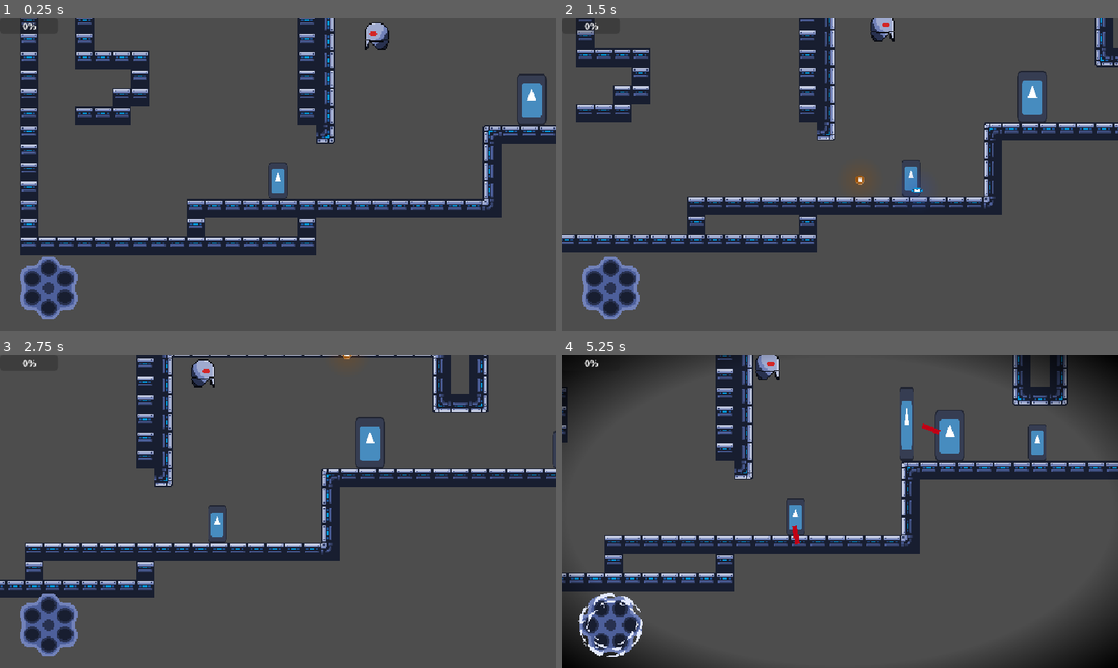
Above: before the commit, frames 1-4 (two rows, left to right).
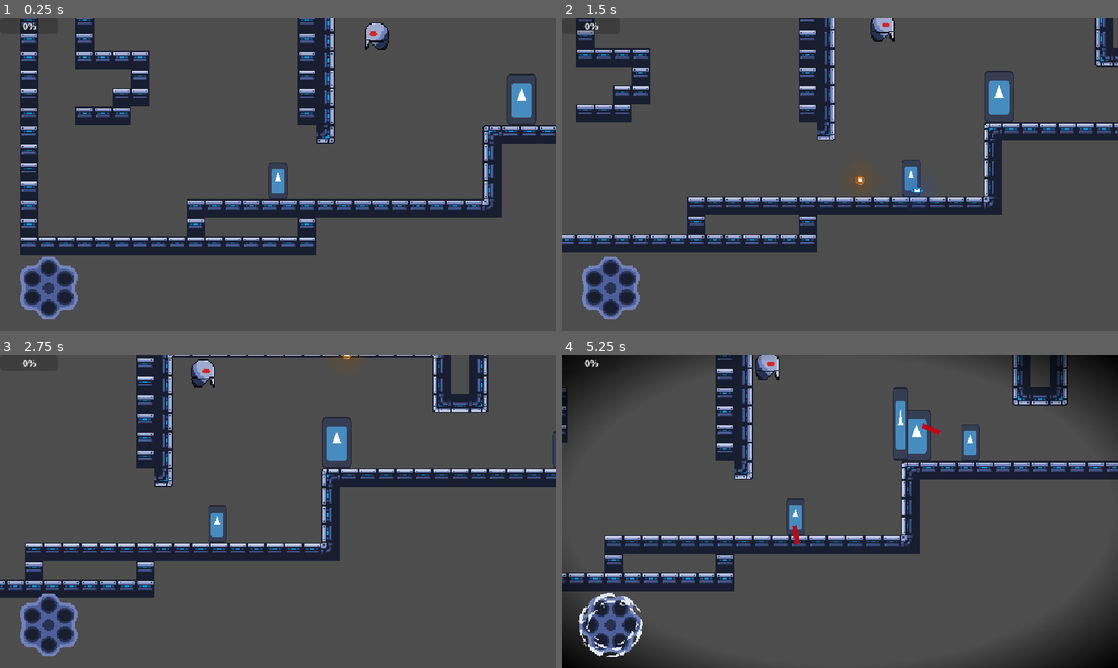
Above: after the commit, the same moments.

Repository: ygda-org/revolver
Game: Godot game, scene res://main/main.tscn
Same seed, same stepped clock (60 frames per second), same inputs: the game is played once before the commit and once after it. The engine's default icon, where the game draws it, is replaced by a stand-in: a white triangle on a blue panel in a dark square.
Inputs (mouse positions are in pixels of both pictures, inside the frame that each line leads up to):
- Up to frame 1 (0.25 s): no input
- Up to frame 2 (1.5 s): tap Enter (ui_accept) at 0.5 s; move the mouse to (962, 158) at 0.52 s; hold D (right) from 0.53 s (still down); click (962, 158) at 0.6 s; tap Space (jump) at 0.77 s; move the mouse to (728, 190) at 1.27 s; click (728, 190) at 1.35 s
- Up to frame 3 (2.75 s): tap Space (jump) at 1.52 s; move the mouse to (333, 442) at 2.02 s; release D (right) at 2.03 s; hold A (left) from 2.03 s (still down); click (333, 442) at 2.1 s
- Up to frame 4 (5.25 s): move the mouse to (812, 574) at 2.77 s; release A (left) at 2.78 s; hold D (right) 2.78-4.28 s; click (812, 574) at 2.85 s; tap Space (jump) at 3.02, 3.77, 4.52 s; move the mouse to (1006, 558) at 3.52 s; click (1006, 558) at 3.6 s; tap R (reload) at 4.15 s; move the mouse to (673, 464) at 4.27 s; hold A (left) 4.28-5.03 s; click (673, 464) at 4.35 s; move the mouse to (867, 511) at 5.02 s; hold D (right) from 5.03 s (still down); click (867, 511) at 5.1 s

The runs differ from the first frame. In frame 1, 0.6% of the frame differs, in the area x 91-99%, y 17-35%; in frame 2, 1.0%; in frame 3, 1.0%; in frame 4, 1.6%, in the area x 59-88%, y 10-34%.

Commit message:
smol adjustments

Diff:
--- a/enemies/trishot/trishot.gd
+++ b/enemies/trishot/trishot.gd
@@ -5,7 +5,7 @@
 const SPEED = 60
 const ACCELERATION = 80
 
-const DETECTION_RANGE = 300
+const DETECTION_RANGE = 200
 const DESIRED_DISTANCE = 150
 
 func _physics_process(delta):
--- a/enemies/wall_enemy/wall_enemy.gd
+++ b/enemies/wall_enemy/wall_enemy.gd
@@ -2,9 +2,9 @@
 
 const WALL = preload("uid://dmr8fval5mhwj")
 
-const DETECTION_RANGE = 300
+const DETECTION_RANGE = 180
 
-const SPEED = 90
+const SPEED = 40
 @onready var direction = randi_range(0,1) * 2 - 1
 
 func _physics_process(delta):
